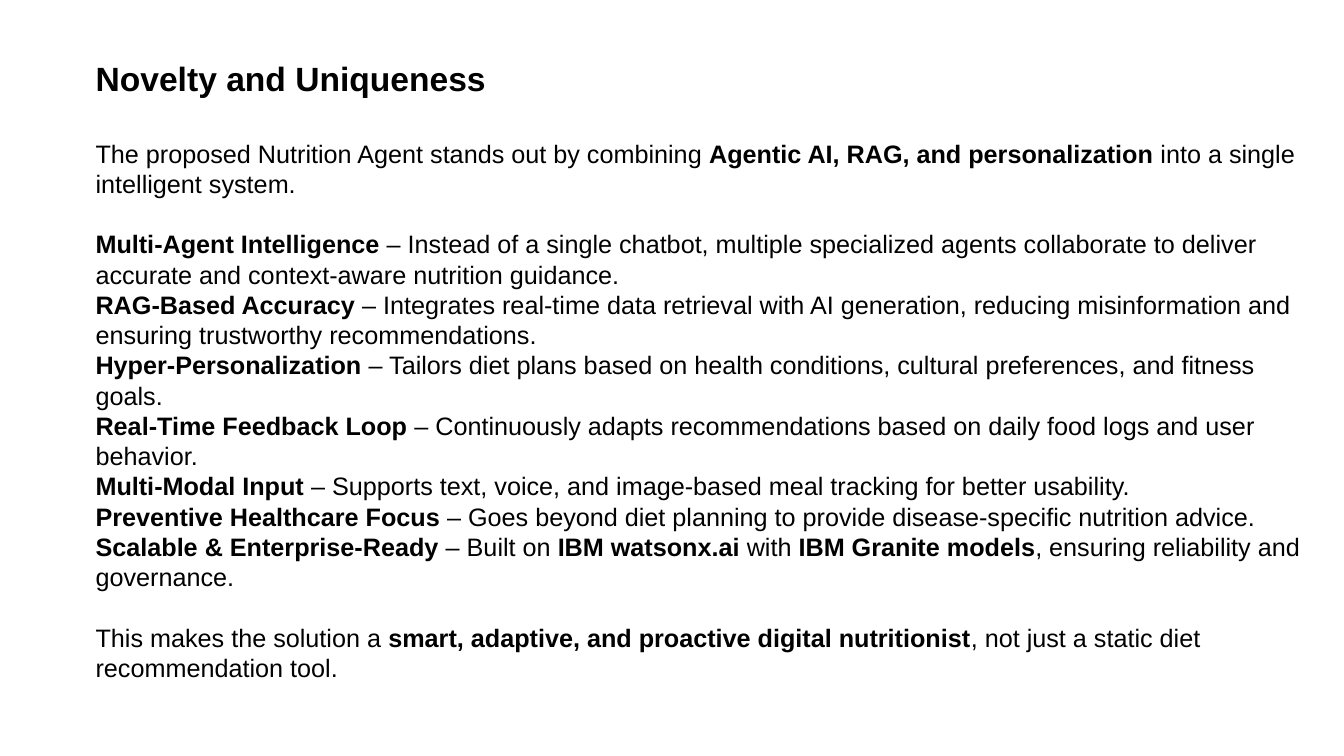
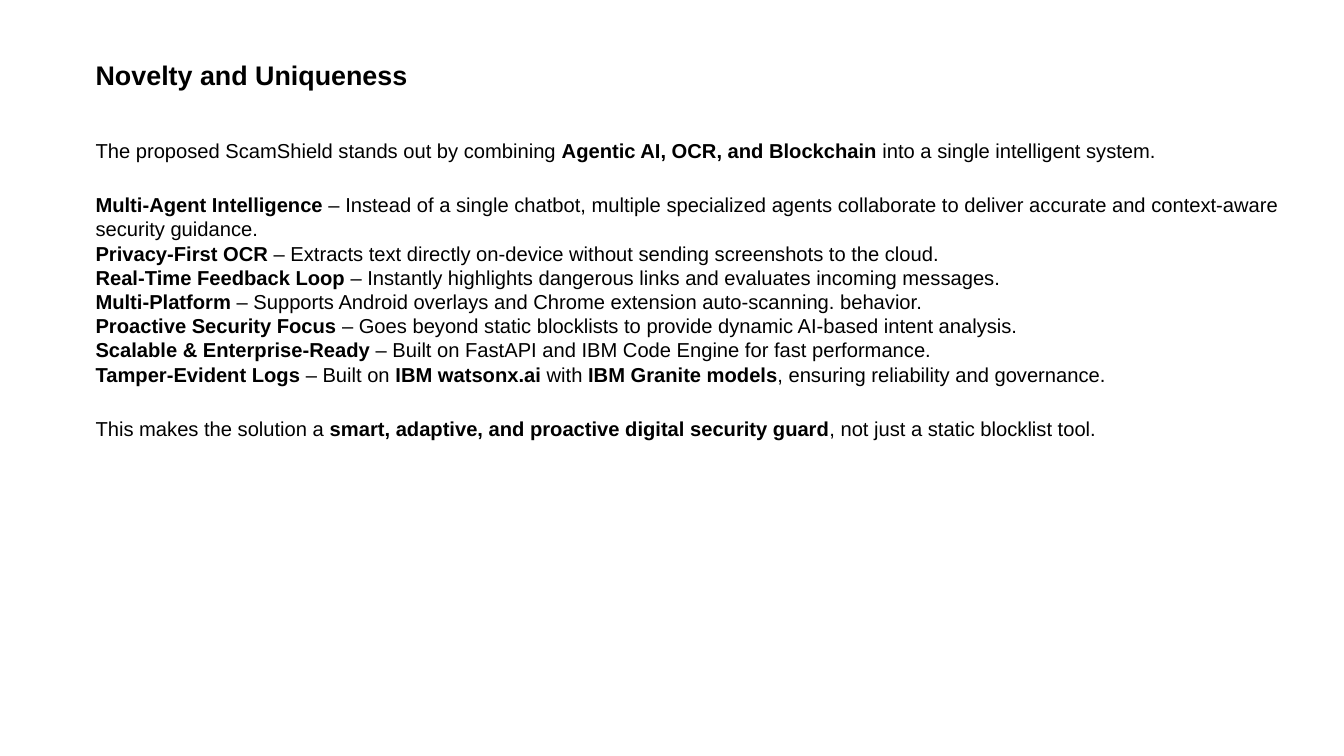
Before and after one commit to Asqi06/IBMhack, a slide deck: slide 9 of ibm.pptx (slide 11 before the commit). Drawn at 1344x756 pixels with LibreOffice and Linux fonts; fonts in the diff are those of the drawing. Boxes give left, top, right and bottom in pixels: in the first picture for what was removed or moved away, otherwise in the second. Text is boxed around its words. In the diff, an @@ line names an element or a change of style, - is before the commit and + after.

Commit message:
chore: sync Android SMS retriever, widget & overlay fixes + ibm.pptx + gitignore
- Add SmsReceiver (SMS_RETRIEVED_ACTION) privacy-safe, SmsRetrieverHelper tweak
- FloatingWidgetService / MainActivity polish (overlay, health chips, lint fixes)
- Update strings.xml, ApiClient minor fix, OcrHelper tweak
- Ignore android/.idea, gradle zip, temp scripts

```diff
--- a/ibm.pptx
+++ b/ibm.pptx
@@ text "Novelty and Uniqueness" at bbox=[96, 65, 407, 90]: size 24 to 19.2 pt @@
@@ text at bbox=[96, 143, 1278, 440]: text changed; size 18 to 14.4 pt @@
-The proposed Nutrition Agent stands out by combining Agentic AI, RAG, and personalization into a single intelligent system.
-Multi-Agent Intelligence – Instead of a single chatbot, multiple specialized agents collaborate to deliver accurate and context-aware nutrition guidance.
-RAG-Based Accuracy – Integrates real-time data retrieval with AI generation, reducing misinformation and ensuring trustworthy recommendations.
-Hyper-Personalization – Tailors diet plans based on health conditions, cultural preferences, and fitness goals.
-Real-Time Feedback Loop – Continuously adapts recommendations based on daily food logs and user behavior.
-Multi-Modal Input – Supports text, voice, and image-based meal tracking for better usability.
-Preventive Healthcare Focus – Goes beyond diet planning to provide disease-specific nutrition advice.
-Scalable & Enterprise-Ready – Built on IBM watsonx.ai with IBM Granite models, ensuring reliability and governance.
-This makes the solution a smart, adaptive, and proactive digital nutritionist, not just a static diet recommendation tool.
+The proposed ScamShield stands out by combining Agentic AI, OCR, and Blockchain into a single intelligent system.
+Multi-Agent Intelligence – Instead of a single chatbot, multiple specialized agents collaborate to deliver accurate and context-aware security guidance.
+Privacy-First OCR – Extracts text directly on-device without sending screenshots to the cloud.
+Real-Time Feedback Loop – Instantly highlights dangerous links and evaluates incoming messages.
+Multi-Platform – Supports Android overlays and Chrome extension auto-scanning. behavior.
+Proactive Security Focus – Goes beyond static blocklists to provide dynamic AI-based intent analysis.
+Scalable & Enterprise-Ready – Built on FastAPI and IBM Code Engine for fast performance.
+Tamper-Evident Logs – Built on IBM watsonx.ai with IBM Granite models, ensuring reliability and governance.
+This makes the solution a smart, adaptive, and proactive digital security guard, not just a static blocklist tool.
```
Also in this commit, not shown: 12 other slides changed, 2 slides removed, 10 other files.
